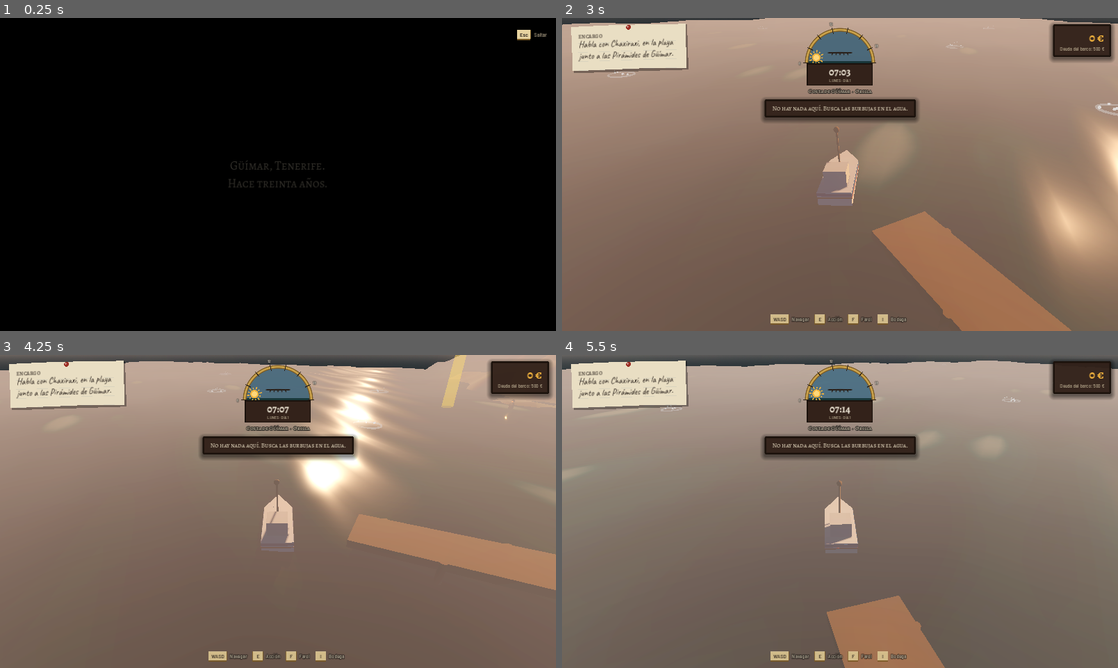
Above: before the commit, frames 1-4 (two rows, left to right).
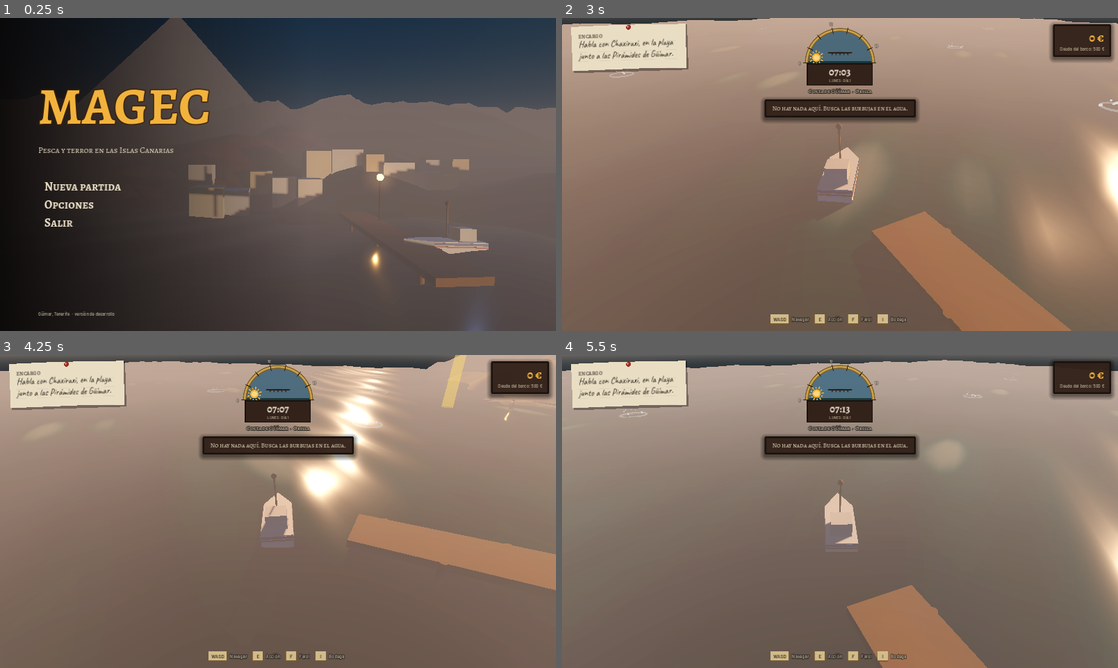
Above: after the commit, the same moments.

Repository: osakaro/Magec
Game: Godot game, scene res://scenes/main.tscn
Two runs of this game, one before a commit and one after it. Both use one fixed random seed, a clock stepped at 60 frames per second and the inputs below.
Inputs (mouse positions are in pixels of both pictures, inside the frame that each line leads up to):
- Up to frame 1 (0.25 s): no input
- Up to frame 2 (3 s): click (684, 187) at 0.5 s, where only the run after the commit has a clickable "Nueva partida"; tap Enter at 1.25, 1.35 s; move the mouse to (962, 158) at 1.27 s; hold D 1.28-2.03 s; click (962, 158) at 1.42 s; tap Space at 1.52, 1.82, 2.27, 2.3, 2.57, 2.85 s; tap E at 1.55, 2.1 s; move the mouse to (728, 190) at 2.02 s; hold S 2.03-2.78 s; click (728, 190) at 2.17 s; move the mouse to (895, 105) at 2.77 s; hold D from 2.78 s (still down); click (895, 105) at 2.92 s
- Up to frame 3 (4.25 s): tap Enter at 3.05, 3.6 s; move the mouse to (250, 574) at 3.52 s; release D at 3.53 s; hold W from 3.53 s (still down); click (250, 574) at 3.67 s; tap Space at 3.77, 4.07 s; tap E at 3.8 s
- Up to frame 4 (5.5 s): move the mouse to (1006, 558) at 4.27 s; release W at 4.28 s; hold A 4.28-5 s; tap E at 4.35 s; click (1006, 558) at 4.42 s; tap Space at 4.52, 4.55, 4.82 s; tap Escape at 4.9 s; click (840, 483) at 5 s, where only the run after the commit has a clickable "Continuar"

The runs differ from the first frame. In frame 1, 92% of the frame differs, in the area x 4-100%, y 0-100%; in frame 2, 3.7%; in frame 3, 2.2%; in frame 4, 5.0%.

Commit message:
Menú principal, pausa, opciones y guardado de partida
Co-Authored-By: Claude Opus 5.5 <noreply@anthropic.com>
Claude-Session: https://claude.ai/code/session_01SHZQ2xejVsBfNh6uWauJUY

Diff:
--- a/scripts/audio.gd
+++ b/scripts/audio.gd
@@ -10,8 +10,15 @@
 
 
 func _ready() -> void:
+	for bus in ["Musica", "Efectos"]:
+		if AudioServer.get_bus_index(bus) == -1:
+			AudioServer.add_bus()
+			var i := AudioServer.bus_count - 1
+			AudioServer.set_bus_name(i, bus)
+			AudioServer.set_bus_send(i, "Master")
 	for n in LOOPS:
 		var p := AudioStreamPlayer.new()
+		p.bus = "Musica" if n in ["day_music", "night_drone"] else "Efectos"
 		p.stream = load("res://audio/%s.wav" % n)
 		p.volume_db = -80.0
 		add_child(p)
@@ -19,6 +26,8 @@
 		p.play()
 		loops[n] = p
 		level[n] = 0.0
+	if main and main.ui:
+		main.ui._apply_options()
 
 
 func sfx(name: String, vol_db := 0.0, pitch := 1.0) -> void:
@@ -26,6 +35,7 @@
 	p.stream = load("res://audio/%s.wav" % name)
 	p.volume_db = vol_db
 	p.pitch_scale = pitch
+	p.bus = "Efectos"
 	add_child(p)
 	p.finished.connect(p.queue_free)
 	p.play()
@@ -40,7 +50,7 @@
 	if main == null:
 		return
 	var l: float = main.daylight()
-	var cine: bool = main.mode == "cinematic"
+	var cine: bool = main.mode == "cinematic" or main.mode == "menu"
 	var vmax: float = 9.0 + main.speed_lvl * 3.5
 	var spd: float = clamp(abs(main.bv) / vmax, 0.0, 1.0)
 
--- a/scripts/cinematic.gd
+++ b/scripts/cinematic.gd
@@ -219,4 +219,5 @@
 	island.queue_free()
 	main.mode = "sail"
 	main.ui.end_cinematic()
+	main.save_game()
 	queue_free()
--- a/scripts/main.gd
+++ b/scripts/main.gd
@@ -11,6 +11,11 @@
 
 # Altura de las olas (la cinemática la sube durante el temblor)
 static var amp := 1.0
+
+# Qué hacer al cargar la escena: "" (menú), "new" o "continue"
+static var start_action := ""
+
+const SAVE_PATH := "user://partida.json"
 
 const SHORE := -70.0
 const PORT := Vector3(0, 0, -58)
@@ -86,9 +91,25 @@
 	quest = Quest.new()
 	quest.main = self
 	add_child(quest)
-	cine = Cinematic.new()
-	cine.main = self
-	add_child(cine)
+	match start_action:
+		"new":
+			cine = Cinematic.new()
+			cine.main = self
+			add_child(cine)
+		"continue":
+			load_game()
+			mode = "sail"
+			ui.end_cinematic()
+			ui.toast("Partida cargada. Día %d." % day)
+		_:
+			# Menú principal: el barco amarrado en Güímar al atardecer
+			mode = "menu"
+			game_time = 19.4 * 60.0
+			bx = 4.5
+			bz = -62.0
+			ba = PI * 0.5
+			ui.open_menu(has_save())
+	start_action = ""
 	_apply_light()
 
 
@@ -652,11 +673,95 @@
 	panic = 0.0
 	for s in spots:
 		s["left"] = 3
-	ui.toast("Duermes en casa. Amanece el día %d." % day)
+	ui.toast("Duermes en casa. Amanece el día %d. Partida guardada." % day)
+	save_game()
 
 
 func leave_port() -> void:
 	mode = "sail"
+	save_game()
+
+
+# ---------- Guardar y cargar ----------
+static func has_save() -> bool:
+	return FileAccess.file_exists(SAVE_PATH)
+
+
+func save_game() -> void:
+	var its: Array = []
+	for it in items:
+		its.append({"key": it["key"], "mut": it["mut"], "shape": it["shape"], "r": it["r"], "c": it["c"]})
+	var left: Array = []
+	for s in spots:
+		left.append(s["left"])
+	var data := {
+		"version": 1,
+		"game_time": game_time, "day": day, "money": money, "debt": debt,
+		"lamp_mult": lamp_mult, "speed_lvl": speed_lvl, "rows": rows,
+		"items": its, "spots": left,
+		"bx": bx, "bz": bz, "ba": ba,
+		"quest_state": quest.state, "stones": quest.stones,
+	}
+	var f := FileAccess.open(SAVE_PATH, FileAccess.WRITE)
+	if f:
+		f.store_string(JSON.stringify(data, "\t"))
+		f.close()
+
+
+func load_game() -> bool:
+	if not has_save():
+		return false
+	var f := FileAccess.open(SAVE_PATH, FileAccess.READ)
+	if f == null:
+		return false
+	var d = JSON.parse_string(f.get_as_text())
+	f.close()
+	if typeof(d) != TYPE_DICTIONARY:
+		return false
+	game_time = float(d.get("game_time", 420.0))
+	day = int(d.get("day", 1))
+	money = int(d.get("money", 0))
+	debt = int(d.get("debt", 500))
+	lamp_mult = float(d.get("lamp_mult", 1.0))
+	speed_lvl = int(d.get("speed_lvl", 0))
+	rows = int(d.get("rows", 3))
+	bx = float(d.get("bx", 0.0))
+	bz = float(d.get("bz", -46.0))
+	ba = float(d.get("ba", PI))
+	items.clear()
+	for it in d.get("items", []):
+		var sh: Array = []
+		for row in it["shape"]:
+			var r2: Array = []
+			for v in row:
+				r2.append(int(v))
+			sh.append(r2)
+		items.append({"key": str(it["key"]), "mut": bool(it["mut"]), "shape": sh, "r": int(it["r"]), "c": int(it["c"])})
+	var left: Array = d.get("spots", [])
+	for i in min(left.size(), spots.size()):
+		spots[i]["left"] = int(left[i])
+	quest.state = str(d.get("quest_state", "talk1"))
+	quest.stones = int(d.get("stones", 0))
+	camera.position = Vector3(bx + sin(ba) * 20.0, 13.0, bz + cos(ba) * 20.0)
+	return true
+
+
+func new_game() -> void:
+	start_action = "new"
+	get_tree().paused = false
+	get_tree().reload_current_scene()
+
+
+func continue_game() -> void:
+	start_action = "continue"
+	get_tree().paused = false
+	get_tree().reload_current_scene()
+
+
+func to_main_menu() -> void:
+	start_action = ""
+	get_tree().paused = false
+	get_tree().reload_current_scene()
 
 
 # ---------- Entrada ----------
@@ -673,6 +778,10 @@
 			strike()
 		elif k == KEY_ESCAPE:
 			end_fishing(false, true)
+		return
+	if mode == "sail" and k == KEY_ESCAPE:
+		ui.open_pause()
+		get_viewport().set_input_as_handled()
 		return
 	if mode != "sail":
 		return
@@ -745,7 +854,11 @@
 	boat.basis = Basis.from_euler(Vector3(gz * 0.8, ba, -gx * 0.8))
 
 	var target := Vector3(bx + sin(ba) * 20.0, 13.0, bz + cos(ba) * 20.0)
-	if mode != "cinematic":
+	if mode == "menu":
+		var a := t * 0.05 + 2.2
+		camera.position = Vector3(4.5 + cos(a) * 30.0, 9.0, -50.0 + sin(a) * 18.0)
+		camera.look_at(Vector3(-10, 6, -90))
+	elif mode != "cinematic":
 		camera.position = camera.position.lerp(target, 1.0 - pow(0.02, dt))
 		camera.look_at(Vector3(bx, 1.5, bz))
 
@@ -771,7 +884,7 @@
 
 
 func _update_panic(dt: float) -> void:
-	if mode == "cinematic":
+	if mode == "cinematic" or mode == "menu":
 		return
 	var night := is_night()
 	var in_port := Vector2(bx - PORT.x, bz - PORT.z).length() < 26.0
--- a/scripts/quest.gd
+++ b/scripts/quest.gd
@@ -208,6 +208,7 @@
 	main.panic = min(100.0, main.panic + 20.0)
 	main.audio.sfx("stone", -4.0, 0.7)
 	main.ui.toast("Has sacado la Piedra de Magec. Está fría como el fondo del mar.")
+	main.save_game()
 
 
 func _reward() -> void:
@@ -235,6 +236,7 @@
 		main.mode = "sail"
 		if after_dialogue.is_valid():
 			after_dialogue.call()
+		main.save_game()
 		return
 	_show()
 
@@ -261,7 +263,7 @@
 			i += 1
 	chax_light.light_energy = move_toward(chax_light.light_energy, 1.5 + (1.0 - main.daylight()) * 1.5, _dt)
 	var tg = target()
-	beacon.visible = tg != null and main.mode != "cinematic"
+	beacon.visible = tg != null and main.mode != "cinematic" and main.mode != "menu"
 	if beacon.visible:
 		beacon.position = Vector3(tg.x, 35, tg.y)
 		beacon_mat.albedo_color.a = 0.14 + 0.08 * sin(tt * 2.0)
--- a/scripts/ui.gd
+++ b/scripts/ui.gd
@@ -62,6 +62,14 @@
 var dlg_text: Label
 
 var intro: Control
+var hud_nodes: Array = []
+var menu_layer: Control
+var menu_buttons: VBoxContainer
+var menu_confirm: HBoxContainer
+var pause_panel: WoodPanel
+var options_panel: WoodPanel
+var opt := {"master": 0.8, "music": 0.8, "sfx": 0.9, "fullscreen": false}
+const OPT_PATH := "user://opciones.cfg"
 var cine_black: ColorRect
 var cine_card: Label
 var cine_sub: Label
@@ -303,6 +311,7 @@
 		size = custom_minimum_size
 		rotation = deg_to_rad(-1.8)
 		mouse_filter = Control.MOUSE_FILTER_IGNORE
+		visible = false
 	func set_text(t: String) -> void:
 		if t == text:
 			return
@@ -532,6 +541,11 @@
 	_build_port(root)
 	_build_dialogue(root)
 	_build_intro(root)
+	_build_menu(root)
+	_build_pause(root)
+	_build_options(root)
+	process_mode = Node.PROCESS_MODE_ALWAYS
+	_load_options()
 
 
 func _label(text: String, size := 18, color := FOAM, font: Font = null) -> Label:
@@ -615,6 +629,7 @@
 	mp.offset_top = 18
 	mp.mouse_filter = Control.MOUSE_FILTER_IGNORE
 	root.add_child(mp)
+	hud_nodes.append(mp)
 	var mvb := VBoxContainer.new()
 	mvb.add_theme_constant_override("separation", 0)
 	mp.add_child(mvb)
@@ -678,6 +693,7 @@
 	keys.modulate.a = 0.8
 	keys.mouse_filter = Control.MOUSE_FILTER_IGNORE
 	root.add_child(keys)
+	hud_nodes.append(keys)
 	for k in [["WASD", "Navegar"], ["E", "Acción"], ["F", "Farol"], ["I", "Bodega"]]:
 		keys.add_child(KeyCap.new(k[0]))
 		keys.add_child(_shadowed(_label(k[1] + "   ", 15, PAPER)))
@@ -916,7 +932,9 @@
 
 
 func update_hud() -> void:
-	var cine: bool = main.mode == "cinematic"
+	var cine: bool = main.mode == "cinematic" or main.mode == "menu"
+	for n in hud_nodes:
+		n.visible = not cine
 	dial.visible = not cine
 	dial.queue_redraw()
 	money_lbl.text = "%d €" % main.money
@@ -1054,3 +1072,218 @@
 	if main.is_night():
 		_port_line("Dormir hasta el amanecer", "Pasa la noche en casa", "Dormir", false, main.sleep)
 	refresh_hold()
+
+
+# =====================================================================
+# Menú principal, pausa y opciones
+# =====================================================================
+
+func _menu_button(text: String, cb: Callable) -> Button:
+	var b := Button.new()
+	b.text = "   " + text
+	b.alignment = HORIZONTAL_ALIGNMENT_LEFT
+	b.flat = true
+	b.add_theme_font_override("font", F_TITLE)
+	b.add_theme_font_size_override("font_size", 34)
+	b.add_theme_color_override("font_color", PAPER)
+	b.add_theme_color_override("font_hover_color", SUN)
+	b.add_theme_color_override("font_focus_color", SUN)
+	b.add_theme_color_override("font_pressed_color", SUN)
+	b.add_theme_stylebox_override("normal", StyleBoxEmpty.new())
+	b.add_theme_stylebox_override("hover", StyleBoxEmpty.new())
+	b.add_theme_stylebox_override("pressed", StyleBoxEmpty.new())
+	b.mouse_entered.connect(func(): b.text = "◆ " + text)
+	b.mouse_exited.connect(func(): b.text = "   " + text)
+	b.pressed.connect(cb)
+	return b
+
+
+func _build_menu(root: Control) -> void:
+	menu_layer = Control.new()
+	menu_layer.set_anchors_preset(Control.PRESET_FULL_RECT)
+	menu_layer.visible = false
+	root.add_child(menu_layer)
+	# degradado oscuro a la izquierda para leer el título
+	var grad := Gradient.new()
+	grad.set_color(0, Color(0.03, 0.02, 0.02, 0.92))
+	grad.set_color(1, Color(0.03, 0.02, 0.02, 0.0))
+	var gt := GradientTexture2D.new()
+	gt.gradient = grad
+	gt.fill_from = Vector2(0, 0)
+	gt.fill_to = Vector2(1, 0)
+	var shade := TextureRect.new()
+	shade.texture = gt
+	shade.stretch_mode = TextureRect.STRETCH_SCALE
+	shade.set_anchors_preset(Control.PRESET_LEFT_WIDE)
+	shade.offset_right = 900
+	shade.mouse_filter = Control.MOUSE_FILTER_IGNORE
+	menu_layer.add_child(shade)
+
+	var vb := VBoxContainer.new()
+	vb.position = Vector2(110, 150)
+	vb.add_theme_constant_override("separation", 6)
+	menu_layer.add_child(vb)
+	var title := _label("MAGEC", 150, SUN, F_TITLE)
+	title.add_theme_constant_override("outline_size", 14)
+	title.add_theme_color_override("font_outline_color", Color(0.25, 0.12, 0.0, 0.7))
+	vb.add_child(title)
+	vb.add_child(_label("Pesca y terror en las Islas Canarias", 24, PAPER, F_TITLE_R))
+	var sp := Control.new()
+	sp.custom_minimum_size = Vector2(0, 50)
+	vb.add_child(sp)
+	menu_buttons = VBoxContainer.new()
+	menu_buttons.add_theme_constant_override("separation", 4)
+	vb.add_child(menu_buttons)
+	menu_confirm = HBoxContainer.new()
+	menu_confirm.add_theme_constant_override("separation", 12)
+	menu_confirm.visible = false
+	vb.add_child(menu_confirm)
+	menu_confirm.add_child(_label("Esto borrará tu partida guardada.", 18, SALT))
+	menu_confirm.add_child(_button("Empezar de nuevo", func(): main.new_game(), true))
+	menu_confirm.add_child(_button("Cancelar", func(): menu_confirm.visible = false))
+
+	var foot := _label("Güímar, Tenerife  ·  versión de desarrollo", 14, SALT)
+	foot.set_anchors_preset(Control.PRESET_BOTTOM_LEFT)
+	foot.grow_vertical = Control.GROW_DIRECTION_BEGIN
+	foot.offset_left = 110
+	foot.offset_bottom = -40
+	menu_layer.add_child(foot)
+
+
+func open_menu(has_save: bool) -> void:
+	intro.visible = false
+	for c in menu_buttons.get_children():
+		c.queue_free()
+	if has_save:
+		menu_buttons.add_child(_menu_button("Continuar", func(): main.continue_game()))
+	menu_buttons.add_child(_menu_button("Nueva partida", func():
+		if has_save:
+			menu_confirm.visible = true
+		else:
+			main.new_game()))
+	menu_buttons.add_child(_menu_button("Opciones", open_options))
+	menu_buttons.add_child(_menu_button("Salir", func(): get_tree().quit()))
+	menu_layer.visible = true
+
+
+func _build_pause(root: Control) -> void:
+	pause_panel = _center_panel(root, 380)
+	var vb := VBoxContainer.new()
+	vb.add_theme_constant_override("separation", 10)
+	pause_panel.add_child(vb)
+	vb.add_child(Plaque.new("PAUSA", 22))
+	for b in [
+		_button("Continuar", close_pause, true),
+		_button("Guardar partida", func():
+			main.save_game()
+			toast("Partida guardada.")),
+		_button("Opciones", open_options),
+		_button("Guardar y volver al menú", func():
+			main.save_game()
+			main.to_main_menu()),
+		_button("Guardar y salir", func():
+			main.save_game()
+			get_tree().quit()),
+	]:
+		b.custom_minimum_size = Vector2(0, 44)
+		vb.add_child(b)
+
+
+func open_pause() -> void:
+	hold_panel.visible = false
+	get_tree().paused = true
+	pause_panel.visible = true
+
+
+func close_pause() -> void:
+	pause_panel.visible = false
+	options_panel.visible = false
+	get_tree().paused = false
+
+
+func _slider_row(vb: VBoxContainer, title: String, key: String) -> void:
+	var row := HBoxContainer.new()
+	row.add_theme_constant_override("separation", 14)
+	vb.add_child(row)
+	var l := _label(title, 18, FOAM, F_TITLE_R)
+	l.custom_minimum_size = Vector2(170, 0)
+	row.add_child(l)
+	var s := HSlider.new()
+	s.min_value = 0.0
+	s.max_value = 1.0
+	s.step = 0.05
+	s.value = opt[key]
+	s.custom_minimum_size = Vector2(240, 24)
+	s.size_flags_vertical = Control.SIZE_SHRINK_CENTER
+	s.value_changed.connect(func(v):
+		opt[key] = v
+		_apply_options()
+		_save_options())
+	row.add_child(s)
+
+
+func _build_options(root: Control) -> void:
+	options_panel = _center_panel(root, 480)
+	var vb := VBoxContainer.new()
+	vb.add_theme_constant_override("separation", 14)
+	options_panel.add_child(vb)
+	vb.add_child(Plaque.new("OPCIONES", 22))
+	_slider_row(vb, "Volumen general", "master")
+	_slider_row(vb, "Música", "music")
+	_slider_row(vb, "Efectos y mar", "sfx")
+	var fs := CheckButton.new()
+	fs.text = "Pantalla completa"
+	fs.add_theme_font_override("font", F_TITLE_R)
+	fs.add_theme_font_size_override("font_size", 18)
+	fs.button_pressed = opt["fullscreen"]
+	fs.toggled.connect(func(on):
+		opt["fullscreen"] = on
+		_apply_options()
+		_save_options())
+	vb.add_child(fs)
+	var b := _button("Volver", func(): options_panel.visible = false, true)
+	b.size_flags_horizontal = Control.SIZE_SHRINK_END
+	vb.add_child(b)
+
+
+func open_options() -> void:
+	options_panel.visible = true
+
+
+func _load_options() -> void:
+	var cf := ConfigFile.new()
+	if cf.load(OPT_PATH) == OK:
+		for k in opt.keys():
+			opt[k] = cf.get_value("opciones", k, opt[k])
+	_apply_options()
+	# refrescar controles con los valores cargados
+	options_panel.queue_free()
+	_build_options(options_panel.get_parent())
+
+
+func _save_options() -> void:
+	var cf := ConfigFile.new()
+	for k in opt.keys():
+		cf.set_value("opciones", k, opt[k])
+	cf.save(OPT_PATH)
+
+
+func _apply_options() -> void:
+	AudioServer.set_bus_volume_db(0, linear_to_db(max(opt["master"], 0.0001)))
+	for pair in [["Musica", "music"], ["Efectos", "sfx"]]:
+		var i := AudioServer.get_bus_index(pair[0])
+		if i != -1:
+			AudioServer.set_bus_volume_db(i, linear_to_db(max(opt[pair[1]], 0.0001)))
+	var want := DisplayServer.WINDOW_MODE_FULLSCREEN if opt["fullscreen"] else DisplayServer.WINDOW_MODE_WINDOWED
+	if DisplayServer.window_get_mode() != want and DisplayServer.get_name() != "headless":
+		DisplayServer.window_set_mode(want)
+
+
+func _unhandled_input(event: InputEvent) -> void:
+	if event is InputEventKey and event.pressed and not event.echo and event.physical_keycode == KEY_ESCAPE:
+		if options_panel.visible:
+			options_panel.visible = false
+			get_viewport().set_input_as_handled()
+		elif pause_panel.visible:
+			close_pause()
+			get_viewport().set_input_as_handled()
Not shown, added: ROADMAP.md
